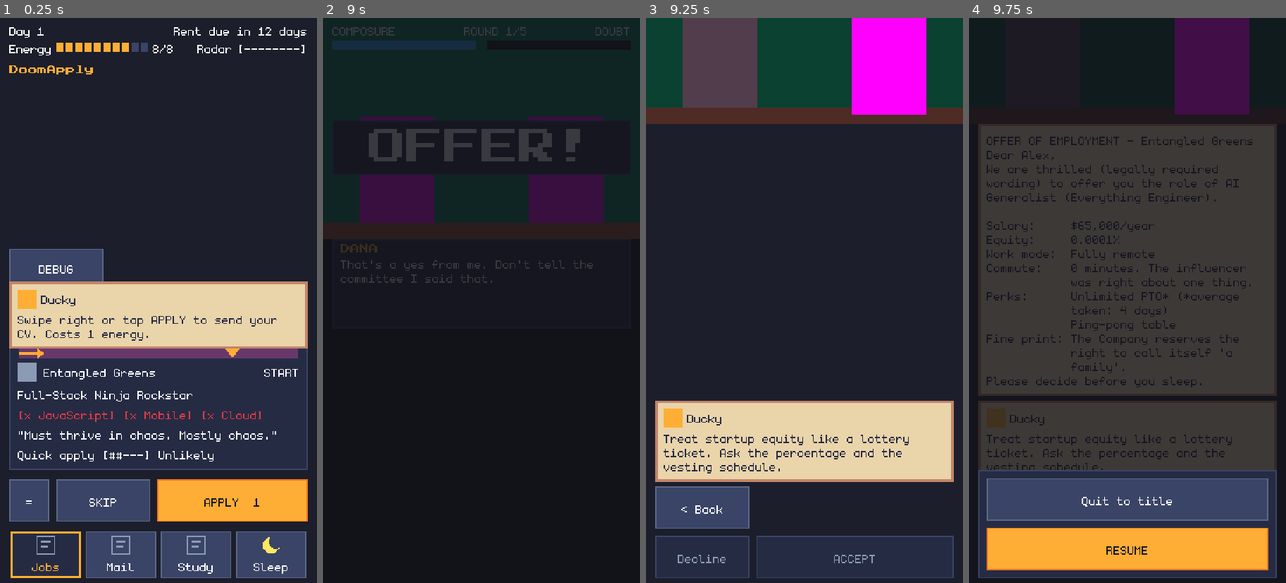
Above: before the commit, frames 1-4 (left to right).
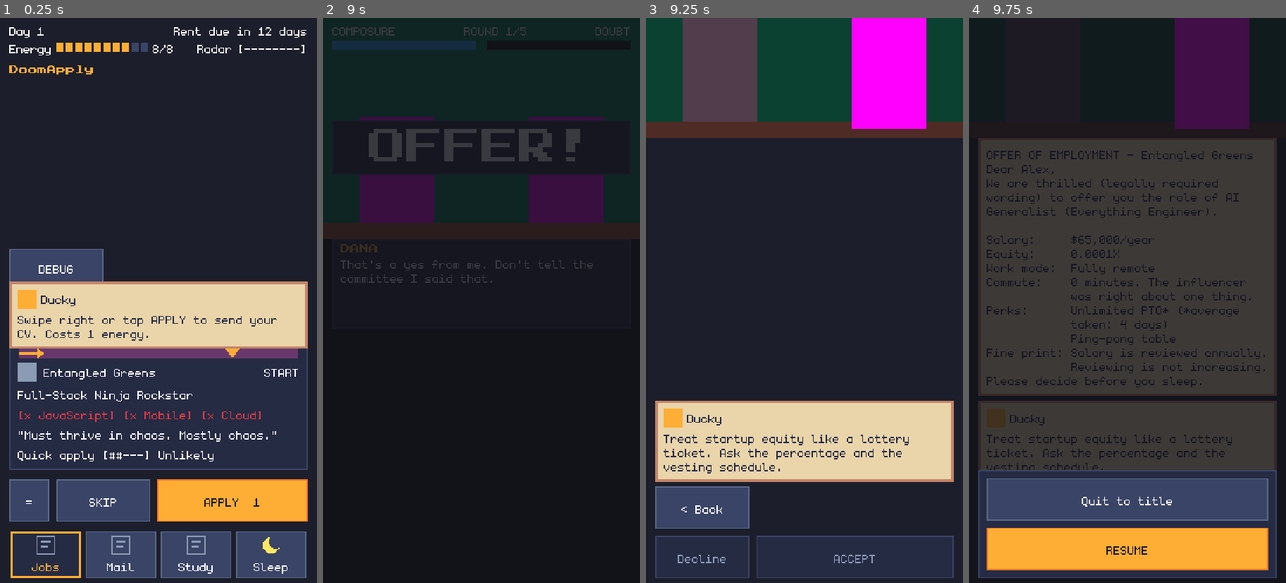
Above: after the commit, the same moments.

Repository: Lecoeurdelest/swe-simulator
Game: Godot game, scene res://features/job_hunt/job_hunt.tscn
Same seed, same stepped clock (60 frames per second), same inputs: the game is played once before the commit and once after it. This scene is started directly instead of the project's main scene.
Inputs (mouse positions are in pixels of both pictures, inside the frame that each line leads up to):
- Up to frame 1 (0.25 s): no input
- Up to frame 2 (9 s): click "=" at 0.5 s; click "RESUME" at 1.25 s; click "SKIP" at 2 s; click "SKIP" at 2.75 s; click "DEBUG" at 3.5 s; click "START" at 4.25 s; click "II" at 5 s; click "II" at 5.75 s; click "DBG" at 6.5 s; click "K.O." at 7.25 s; tap Enter (ui_accept) at 8, 8.75 s; drag from (481, 300) to (513, 176) at 8.02 s; drag from (418, 328) to (465, 413) at 8.77 s
- Up to frame 3 (9.25 s): no input
- Up to frame 4 (9.75 s): click "< Back" at 9.5 s

Frames 1-2 are identical in both runs. In frame 3, 4.8% of the frame differs, in the area x 0-100%, y 15-22%; in frame 4, 6.9%, in the area x 3-97%, y 17-63%.

Commit message:
feat(content): plain-language choice questions, clearer Hired card, wording fixes

Diff:
--- a/autoload/content.gd
+++ b/autoload/content.gd
@@ -57,7 +57,7 @@
 		push_warning("Content: missing text %s/%s" % [file, id])
 		return id
 	var raw: String = e if e is String else str((e as Dictionary).get("text", id))
-	return tr(raw).format(args)
+	return UiText.fill(tr(raw), args)
 
 
 ## One text field of a structured entry, e.g. field("questions_knowledge", "kq_hash_map", "prompt").
@@ -66,7 +66,7 @@
 	if not (e is Dictionary) or not (e as Dictionary).has(key):
 		push_warning("Content: missing %s/%s.%s" % [file, id, key])
 		return id
-	return tr(str(e[key])).format(args)
+	return UiText.fill(tr(str(e[key])), args)
 
 
 static func load_tres_dir(dir: String) -> Array[Resource]:
--- a/core/run_state.gd
+++ b/core/run_state.gd
@@ -316,7 +316,7 @@
 	var emails := _file(content, "emails")
 	var rng := offer_rng(str(interview.get("seed", "")))
 	var perks := Odds.pick(rng, _tier_entries(emails, "perk_", tier_id), OFFER_PERKS)
-	var fine_print := Odds.pick(rng, _tier_entries(emails, "fp_", tier_id), 1)
+	var fine_print := Odds.pick(rng, fine_print_pool(emails, tier_id, perks), 1)
 	offer = {
 		"company_id": str(interview.get("company_id", "")), "template_id": template_id, "tier": tier_id,
 		"job_title": str(_posting(content, template_id).get("title", "")),
@@ -711,6 +711,16 @@
 	return {}
 
 
+## GDD S10: the tier's fine print (fp_* in emails.json) minus any that repeats a perk on the same
+## paper: fp_<x> is left out when perk_<x> was dealt, so a startup never lists "Unlimited PTO*" twice.
+static func fine_print_pool(emails: Dictionary, tier_id: String, perks: Array) -> Array[String]:
+	var pool: Array[String] = []
+	for id: String in _tier_entries(emails, "fp_", tier_id):
+		if not perks.has("perk_" + id.trim_prefix("fp_")):
+			pool.append(id)
+	return pool
+
+
 ## The sorted ids starting with prefix whose "tiers" list this tier (perk_*, fp_* in emails.json).
 static func _tier_entries(entries: Dictionary, prefix: String, tier_id: String) -> Array[String]:
 	var ids: Array[String] = []
--- a/data/content/backgrounds.json
+++ b/data/content/backgrounds.json
@@ -17,7 +17,7 @@
     "selector": "GRADUATE",
     "difficulty": "MEDIUM",
     "one_liner": "One diploma, one student loan, zero callbacks.",
-    "perk": "DIPLOMA: passes 'degree required' filters. TEXTBOOK ANSWER: wider zone on your first tech question.",
+    "perk": "DIPLOMA: passes 'degree required' filters. TEXTBOOK ANSWER: wider zone on your first knowledge question.",
     "flaw": "ENTRY-LEVEL PARADOX: '1+ years' filters reject you unless you Tailor & Apply.",
     "vs_nickname": "THE THEORIST",
     "dana_opener": "A fresh grad. The ATS wants 3 years. I want to hear what you built.",
--- a/data/content/endings.json
+++ b/data/content/endings.json
@@ -3,17 +3,17 @@
   "end_hired_startup": "Founding Engineer energy. Runway: 7 months. Chair: bring your own.",
   "end_hired_mid": "There's a sweater on your chair. The fax machine blinks at you. It knows.",
   "end_hired_big": "Your badge is printing. Your laptop ships in 6-8 weeks. Your first reorg is being planned.",
-  "end_dream_header": "DREAM vs REALITY",
-  "end_dream_row_salary": "Salary vs the video's $150k",
-  "end_dream_row_remote": "Remote days",
-  "end_dream_row_commute": "Commute",
-  "end_dream_row_flags": "Red flags",
-  "end_dream_row_rent": "Rent left",
-  "end_dream_grade_1": "Reality",
+  "end_dream_header": "YOUR JOB vs REMY'S VIDEO",
+  "end_dream_row_salary": "Salary (Remy: $150k)",
+  "end_dream_row_remote": "Days at home (Remy: 5 of 5)",
+  "end_dream_row_commute": "Commute (Remy: 3 steps)",
+  "end_dream_row_flags": "Red flags (Remy: none)",
+  "end_dream_row_rent": "Rent days to spare",
+  "end_dream_grade_1": "All reality, no dream",
   "end_dream_grade_2": "Doable",
   "end_dream_grade_3": "Pretty good",
   "end_dream_grade_4": "Suspiciously close to the video",
-  "end_dream_footer": "The video scored 100. The video was sponsored.",
+  "end_dream_footer": "100 is the life in Remy's video. Nobody gets 100. Not even Remy.",
   "end_tbc": "TO BE CONTINUED - Phase 2: The Working Life",
   "end_plan_b_title": "PLAN B",
   "end_plan_b": "Rent's due. You became a ClikClok career coach. Your course 'How I Almost Got Into Tech' has 40,000 students.",
--- a/data/content/questions_choice.json
+++ b/data/content/questions_choice.json
@@ -28,7 +28,7 @@
     ]
   },
   "eq_friday_deploy": {
-    "prompt": "Friday, 4:55 PM. Your change is untested. What do you do?",
+    "prompt": "Friday, 4:55 PM. Your app update is done, but nobody has tested it yet. What do you do?",
     "teamwork": false,
     "tiers": [
       "startup",
@@ -40,23 +40,23 @@
     "answers": [
       {
         "kind": "good",
-        "text": "Test it, get a review, ship Monday.",
-        "reaction": "Correct. Weekends are for sleeping, not rollbacks."
-      },
-      {
-        "kind": "neutral",
-        "text": "Ask the team channel what to do.",
-        "reaction": "Safe. The channel replies 'LGTM' (looks good to me) to everything."
-      },
-      {
-        "kind": "bad",
-        "text": "Deploy and turn off my phone.",
-        "reaction": "Bold. You just described our last three incidents."
+        "text": "Test it, then release it on Monday.",
+        "reaction": "Correct. Weekends are for sleeping, not for fixing Friday's surprises."
+      },
+      {
+        "kind": "neutral",
+        "text": "Ask the team chat what to do.",
+        "reaction": "Safe-ish. The team chat says 'Looks good!' to everything. It said it to a blank page once."
+      },
+      {
+        "kind": "bad",
+        "text": "Release it now. Turn off my phone.",
+        "reaction": "Bold. That's exactly how our last three weekends got cancelled."
       }
     ]
   },
   "eq_credit_theft": {
-    "prompt": "Your teammate fixed the bug. In the meeting, your manager thanks YOU.",
+    "prompt": "Your teammate Jordan fixed the big bug. In the meeting, your manager thanks YOU.",
     "teamwork": true,
     "tiers": [
       "startup",
@@ -69,7 +69,7 @@
       {
         "kind": "good",
         "text": "Say it was Jordan's fix, not mine.",
-        "reaction": "Correct. Steal credit once and nobody reviews your code again."
+        "reaction": "Correct. Steal credit once and your whole team starts keeping receipts."
       },
       {
         "kind": "neutral",
@@ -90,7 +90,7 @@
     }
   },
   "eq_outage_blame": {
-    "prompt": "Your change took checkout down for 10 minutes. The postmortem is tomorrow.",
+    "prompt": "Your update broke the site's Pay button for 10 minutes. Tomorrow the team reviews what went wrong.",
     "teamwork": true,
     "tiers": [
       "startup",
@@ -102,13 +102,13 @@
     "answers": [
       {
         "kind": "good",
-        "text": "Own it: cause, fix, and prevention.",
-        "reaction": "Perfect. Postmortems fix systems, not people."
-      },
-      {
-        "kind": "neutral",
-        "text": "Say it was 'a config issue'.",
-        "reaction": "True. And who changed the config? (You. It was you.)"
+        "text": "Own it, explain it, prevent it.",
+        "reaction": "Perfect. That meeting is for fixing the process, not the person. The process is in trouble."
+      },
+      {
+        "kind": "neutral",
+        "text": "Say it was 'a settings issue'.",
+        "reaction": "True. And who changed the settings? (You. It was you.)"
       },
       {
         "kind": "bad",
@@ -118,7 +118,7 @@
     ]
   },
   "eq_ai_takehome": {
-    "prompt": "Did you use an AI assistant on your take-home?",
+    "prompt": "Honest question: did you use an AI assistant on our at-home coding test?",
     "teamwork": false,
     "tiers": [
       "startup",
@@ -130,23 +130,23 @@
     "answers": [
       {
         "kind": "good",
-        "text": "Yes. I reviewed and tested every line.",
+        "text": "Yes, and I can explain every line.",
         "reaction": "Great. We allow tools. We don't allow mysteries."
       },
       {
         "kind": "neutral",
         "text": "A little. Mostly for vibes.",
-        "reaction": "Vibes don't pass code review. Close, though."
+        "reaction": "'Vibes' won't help when I ask what line 12 does. Close, though."
       },
       {
         "kind": "bad",
         "text": "Never. What's an AI?",
-        "reaction": "Your screen share shows Guessomatic. Open. Right now."
+        "reaction": "The screen you're sharing shows Guessomatic, the AI app. Open. Right now."
       }
     ]
   },
   "eq_leaked_password": {
-    "prompt": "The production database password is posted in a public team channel.",
+    "prompt": "Someone posted the password to all our customer data in the company-wide group chat.",
     "teamwork": false,
     "tiers": [
       "startup",
@@ -158,13 +158,13 @@
     "answers": [
       {
         "kind": "good",
-        "text": "Tell security so it gets rotated.",
-        "reaction": "Exactly. A leaked secret is a burned secret."
+        "text": "Tell security so they change it.",
+        "reaction": "Exactly. Once a password leaks, it isn't a password anymore. It's trivia."
       },
       {
         "kind": "neutral",
         "text": "Delete the message and move on.",
-        "reaction": "Deleted is not rotated. The bots already saw it."
+        "reaction": "Deleting it doesn't change it. Hacker bots copied it in seconds."
       },
       {
         "kind": "bad",
@@ -187,17 +187,17 @@
       {
         "kind": "good",
         "text": "No. No business reason, no access.",
-        "reaction": "Correct. Also: every query is logged."
-      },
-      {
-        "kind": "neutral",
-        "text": "Only if we anonymize it first.",
-        "reaction": "Nice try. It's still a person's data."
+        "reaction": "Correct. Also, every look-up is recorded. Every single one."
+      },
+      {
+        "kind": "neutral",
+        "text": "Only if we hide the name first.",
+        "reaction": "Nice try. Hiding the name doesn't make it your business."
       },
       {
         "kind": "bad",
         "text": "Sure, in incognito mode.",
-        "reaction": "Incognito hides it from your browser. Not from our audit logs."
+        "reaction": "Private mode hides it from your browser history. Not from our security team."
       }
     ]
   },
@@ -218,7 +218,7 @@
       },
       {
         "kind": "neutral",
-        "text": "Attend all, camera off, code quietly.",
+        "text": "Attend all, camera off, work quietly.",
         "reaction": "Relatable. Our nod-detection AI flagged you anyway."
       },
       {
@@ -229,7 +229,7 @@
     ]
   },
   "eq_impossible_deadline": {
-    "prompt": "Your product manager wants a 3-month feature by Friday.",
+    "prompt": "Your boss wants a 3-month project done by Friday. It's Wednesday.",
     "teamwork": true,
     "tiers": [
       "startup",
@@ -241,29 +241,29 @@
     "answers": [
       {
         "kind": "good",
-        "text": "Offer a smaller v1 and flag the risks.",
-        "reaction": "Scope, risks, in writing. Someone's been burned before."
+        "text": "Offer a smaller version and flag risks.",
+        "reaction": "A smaller plan and the risks, in writing. Someone's been burned before."
       },
       {
         "kind": "neutral",
         "text": "Say yes and hope.",
-        "reaction": "Hope is not a sprint plan."
-      },
-      {
-        "kind": "bad",
-        "text": "Ship a 'Coming Soon' button.",
-        "reaction": "...That is literally our roadmap."
+        "reaction": "Hope is not a plan. We know. We tried it last quarter."
+      },
+      {
+        "kind": "bad",
+        "text": "Put up a 'Coming Soon' sign.",
+        "reaction": "...That's literally our five-year plan."
       }
     ],
     "exclusive": {
       "background": "graduate",
       "kind": "good",
-      "text": "Per my PM course: cut scope, flag risk.",
+      "text": "My course says: do less, warn early.",
       "reaction": "Textbook. Literally. But right."
     }
   },
   "eq_harsh_review": {
-    "prompt": "A senior dev comments 'this is garbage' on your pull request.",
+    "prompt": "A senior coworker checks your work and leaves one comment: 'this is garbage'.",
     "teamwork": true,
     "tiers": [
       "startup",
@@ -275,7 +275,7 @@
     "answers": [
       {
         "kind": "good",
-        "text": "Ask what to fix; raise tone privately.",
+        "text": "Ask what to fix; discuss tone privately.",
         "reaction": "Mature. And yes, raise it. 'Garbage' isn't feedback."
       },
       {
@@ -285,15 +285,15 @@
       },
       {
         "kind": "bad",
-        "text": "Reply 'no u'.",
-        "reaction": "A classic. Not a career move."
+        "text": "Reply: 'I know you are, but what am I?'",
+        "reaction": "A playground classic. Not a career move."
       }
     ],
     "exclusive": {
       "background": "self_taught",
       "kind": "neutral",
-      "text": "My only reviewer so far is Guessomatic.",
-      "reaction": "Honest. Open-source code reviews would change that. Try it."
+      "text": "So far, only an AI app reviews my work.",
+      "reaction": "Honest. Help out on free, public coding projects: real humans review your work there."
     }
   },
   "eq_weakness": {
@@ -309,7 +309,7 @@
     "answers": [
       {
         "kind": "good",
-        "text": "I over-polish, so now I timebox.",
+        "text": "I overdo details, so I set time limits.",
         "reaction": "A real answer! I'm writing that down in pen."
       },
       {
@@ -371,8 +371,8 @@
       },
       {
         "kind": "bad",
-        "text": "Badge in, grab coffee, leave.",
-        "reaction": "'Coffee badging.' The badge readers have feelings now."
+        "text": "Swipe in, grab a free coffee, go home.",
+        "reaction": "Ah, 'coffee badging'. It's so common it has a name. Our door scanners keep score."
       }
     ]
   },
--- a/data/content/tips.json
+++ b/data/content/tips.json
@@ -65,17 +65,17 @@
     "triggers": "kq_url_shortener"
   },
   "tip_star_stories": {
-    "short": "Prepare 5 STAR stories: conflict, failure, teamwork, a win, learning fast.",
-    "more": "Situation, Task, Action, Result, plus what you learned. Reuse them across questions.",
+    "short": "Prepare 5 stories as Situation, Task, Action, Result: conflict, failure, teamwork, a win, learning fast.",
+    "more": "End each one with what you learned. The same stories answer many questions.",
     "triggers": "red behavioral answer, eq_weakness"
   },
   "tip_teamwork_without_job": {
-    "short": "No team yet? Open source, hackathons and freelance clients give you reviews and team stories.",
-    "more": "Code review from strangers is a fast way to learn how teams work.",
+    "short": "No team yet? Public coding projects, coding contests and freelance clients give you feedback and team stories.",
+    "more": "Feedback on your code from strangers is a fast way to learn how teams work.",
     "triggers": "Self-Taught teamwork answer"
   },
   "tip_ask_questions": {
-    "short": "Always ask a question at the end: success in 90 days, code review, on-call.",
+    "short": "Always ask a question at the end: what success looks like in 90 days, how the team works, real hours.",
     "more": "It shows interest, and the answers tell you whether you want the job.",
     "triggers": "eq_any_questions"
   },
@@ -90,13 +90,13 @@
     "triggers": "eq_ai_takehome"
   },
   "tip_secrets": {
-    "short": "A leaked password or key is compromised. Report it so it gets rotated; deleting the message isn't enough.",
-    "more": "Never paste secrets into chat, tickets or code.",
+    "short": "A leaked password is no longer secret. Report it so it gets changed; deleting the message isn't enough.",
+    "more": "Never paste passwords into chats, emails or code.",
     "triggers": "eq_leaked_password"
   },
   "tip_small_changes": {
-    "short": "Ship small, tested changes early in the week. Friday deploys are how weekends die.",
-    "more": "Small changes are easier to review and easier to roll back.",
+    "short": "Release small, tested updates early in the week. Friday releases are how weekends die.",
+    "more": "Small updates are easier to check and easier to undo.",
     "triggers": "eq_friday_deploy"
   },
   "tip_give_credit": {
@@ -105,7 +105,7 @@
     "triggers": "eq_credit_theft"
   },
   "tip_blameless": {
-    "short": "Good teams run blameless postmortems: what happened, how it was fixed, what prevents it.",
+    "short": "Good teams review mistakes without blame: what happened, how it was fixed, and what stops a repeat.",
     "more": "Owning your part calmly is a strength, not a confession.",
     "triggers": "eq_outage_blame"
   },
--- a/tests/test_offer.gd
+++ b/tests/test_offer.gd
@@ -126,6 +126,28 @@
 			var fine := str(made["fine_print"])
 			assert_true(fine.begins_with("fp_") and _tiers_of(fine).has(tier_id),
 				"%s: %s is %s fine print" % [tier_id, fine, tier_id])
+
+
+## REVIEW_QUEUE 3: the fine print never repeats a dealt perk (fp_<x> vs perk_<x>), so a startup
+## paper never lists "Unlimited PTO*" as both a perk and the fine print.
+func test_fine_print_never_repeats_a_perk() -> void:
+	var emails: Dictionary = content["emails"]
+	assert_true(emails.has("perk_unlimited_pto") and emails.has("fp_unlimited_pto"), "the pair this guards")
+	assert_false(RunState.fine_print_pool(emails, "startup", ["perk_unlimited_pto", "perk_pingpong"]).has("fp_unlimited_pto"),
+		"left out when its perk is dealt")
+	assert_true(RunState.fine_print_pool(emails, "startup", ["perk_kombucha", "perk_pingpong"]).has("fp_unlimited_pto"),
+		"still dealt when its perk is not")
+	var problems: Array[String] = []
+	var pto_papers := 0
+	for i: int in 200:
+		var made := _offer("intern", "startup", str(i * 7919 + 3))
+		var perks: Array = made["perks"]
+		if perks.has("perk_unlimited_pto"):
+			pto_papers += 1
+		if perks.has("perk_" + str(made["fine_print"]).trim_prefix("fp_")):
+			problems.append("seed %d: %s with %s" % [i, made["fine_print"], perks])
+	assert_gt(pto_papers, 0, "some papers dealt the PTO perk")
+	assert_true(problems.is_empty(), "%d paper(s) repeat a perk:\n  %s" % [problems.size(), "\n  ".join(PackedStringArray(problems))])
 
 
 ## The contract is picked on an RNG seeded from the checkpoint: the same interview (a resume replays
--- a/tests/test_ui_text.gd
+++ b/tests/test_ui_text.gd
@@ -91,6 +91,51 @@
 		"an empty label continues the field above")
 	for line: String in UiText.field("Fine print:", "Equity: 0.0001%, 4-year vest, 1-year cliff. Worth one sandwich at target valuation.", 12, 40):
 		assert_true(line.length() <= 40, "'%s' fits 40 columns" % line)
+
+
+## REVIEW_QUEUE 3: a value ending in "." never doubles the period after its placeholder.
+func test_fill_never_doubles_a_period() -> void:
+	assert_eq(UiText.fill("Welcome to {company}. You have 45 minutes.", {"company": "Engagement Farms Inc."}),
+		"Welcome to Engagement Farms Inc. You have 45 minutes.", "the name's period ends the sentence")
+	assert_eq(UiText.fill("Welcome to {company}. Hi.", {"company": "Murkcloud"}), "Welcome to Murkcloud. Hi.",
+		"a name without a period keeps the template's")
+	assert_eq(UiText.fill("At {company}? ...Yeah.", {"company": "Stealth Mode Inc."}),
+		"At Stealth Mode Inc.? ...Yeah.", "other punctuation stays")
+	assert_eq(UiText.fill("{company}... Hi.", {"company": "Stealth Mode Inc."}), "Stealth Mode Inc... Hi.",
+		"an ellipsis keeps three dots")
+	assert_eq(UiText.fill("Day {day}. {n} left.", {"day": 3, "n": 2}), "Day 3. 2 left.", "numbers as before")
+	assert_eq(UiText.fill("No placeholders.", {}), "No placeholders.", "no args")
+
+
+## Content.text() and field() fill placeholders through UiText.fill (read as text: tests never load
+## the autoload, INV-12).
+func test_content_fills_through_ui_text() -> void:
+	var source := FileAccess.get_file_as_string("res://autoload/content.gd")
+	assert_eq(source.count("UiText.fill("), 2, "text() and field() both use UiText.fill")
+	assert_false(source.contains(".format("), "no raw String.format left in Content")
+
+
+## Every text that names a company, filled with every company name, gets no ".." its template lacks.
+func test_company_names_never_double_a_period() -> void:
+	var names: Array[String] = []
+	for entry: Variant in _load_json("companies").values():
+		if entry is Dictionary:
+			names.append(str((entry as Dictionary).get("name", "")))
+	assert_true(names.any(func(n: String) -> bool: return n.ends_with(".")), "a company name ends in '.'")
+	var problems: Array[String] = []
+	var checked := 0
+	for file: String in ["barks", "emails", "endings", "events", "news", "postings"]:
+		for template: String in _strings(_load_json(file)):
+			for key: String in ["company", "last_company"]:
+				if not template.contains("{%s}" % key):
+					continue
+				checked += 1
+				for company_name: String in names:
+					var text := UiText.fill(template, {key: company_name})
+					if text.count("..") > template.count(".."):
+						problems.append("%s: %s" % [file, text])
+	assert_gt(checked, 0, "no template names a company")
+	assert_true(problems.is_empty(), "%d double period(s):\n  %s" % [problems.size(), "\n  ".join(PackedStringArray(problems))])
 
 
 func test_call_pattern_reads_only_whole_literals() -> void:
@@ -156,3 +201,17 @@
 		return {}
 	var data: Variant = JSON.parse_string(FileAccess.get_file_as_string(path))
 	return data if data is Dictionary else {}
+
+
+## Every string in a parsed JSON value, however deep.
+static func _strings(value: Variant) -> Array[String]:
+	var out: Array[String] = []
+	if value is String:
+		out.append(value)
+	elif value is Dictionary:
+		for item: Variant in (value as Dictionary).values():
+			out.append_array(_strings(item))
+	elif value is Array:
+		for item: Variant in value:
+			out.append_array(_strings(item))
+	return out
--- a/ui/components/ui_text.gd
+++ b/ui/components/ui_text.gd
@@ -53,6 +53,18 @@
 	return ("-" if amount < 0 else "") + "$" + grouped
 
 
+## Content text with its {placeholders} filled (String.format), except that a value ending in "."
+## swallows a "." right after its placeholder, so a name that ends a sentence never doubles it:
+## ("Welcome to {company}. Hi.", {"company": "Engagement Farms Inc."}) -> "Welcome to Engagement
+## Farms Inc. Hi.". An ellipsis after a placeholder keeps its three dots.
+static func fill(template: String, args: Dictionary) -> String:
+	for key: Variant in args:
+		if str(args[key]).ends_with("."):
+			var tag := "{%s}" % key
+			template = template.replace(tag + ".", tag)
+	return template.format(args)
+
+
 ## Word wrap as an autowrapped Label does it, and as test_content_lint counts lines: a word moves to
 ## the next line when it would pass `columns`, a word longer than a whole line is cut, "\n" starts a
 ## line. monogram is monospaced, so columns are exact.
Binary file added: .project/evidence/STEP-07/2026-09-29-review/copy_choice_credit_theft.png
Binary file added: .project/evidence/STEP-07/2026-09-29-review/copy_choice_leaked_password.png
Binary file added: .project/evidence/STEP-07/2026-09-29-review/copy_hired_card.png
Not shown, added: .project/evidence/STEP-07/2026-09-29-review/copy_parse.txt
Not shown, added: .project/evidence/STEP-07/2026-09-29-review/copy_test_run.txt
Not shown, added: .project/evidence/STEP-07/2026-09-29-review/copy_log.md
